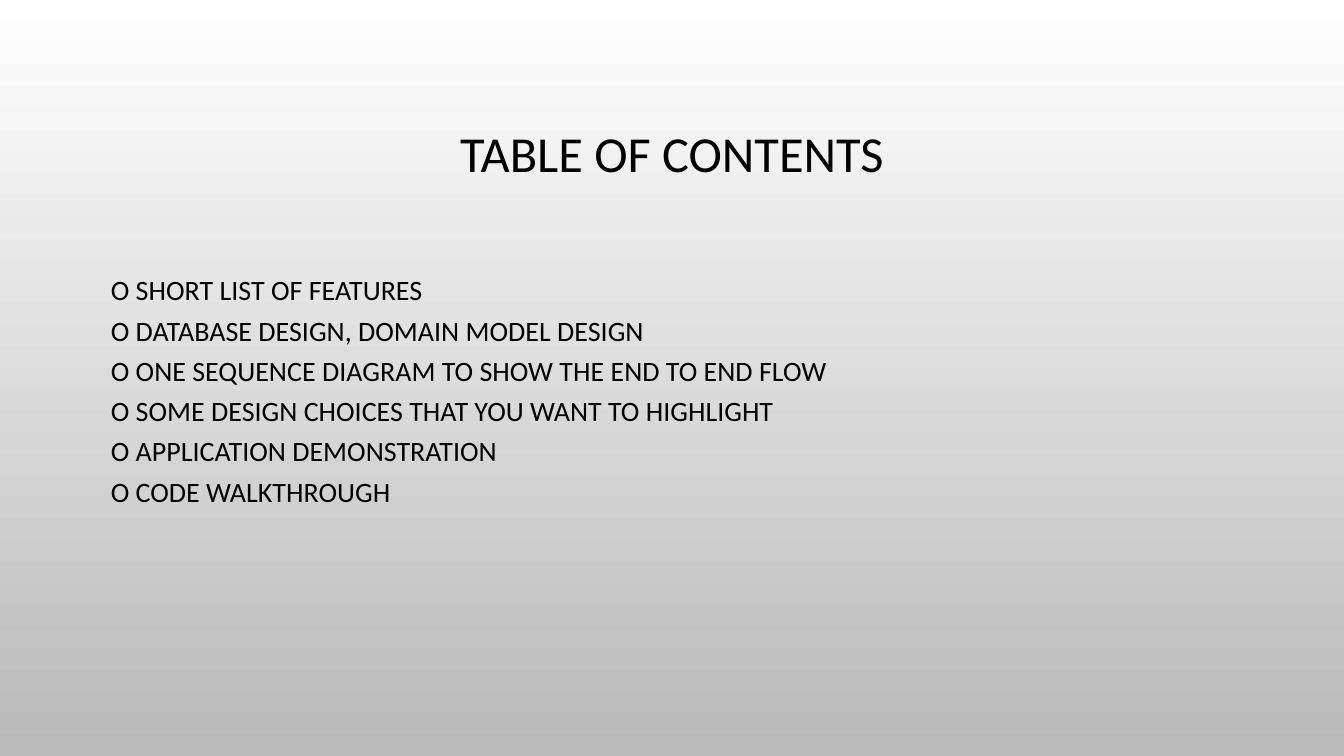
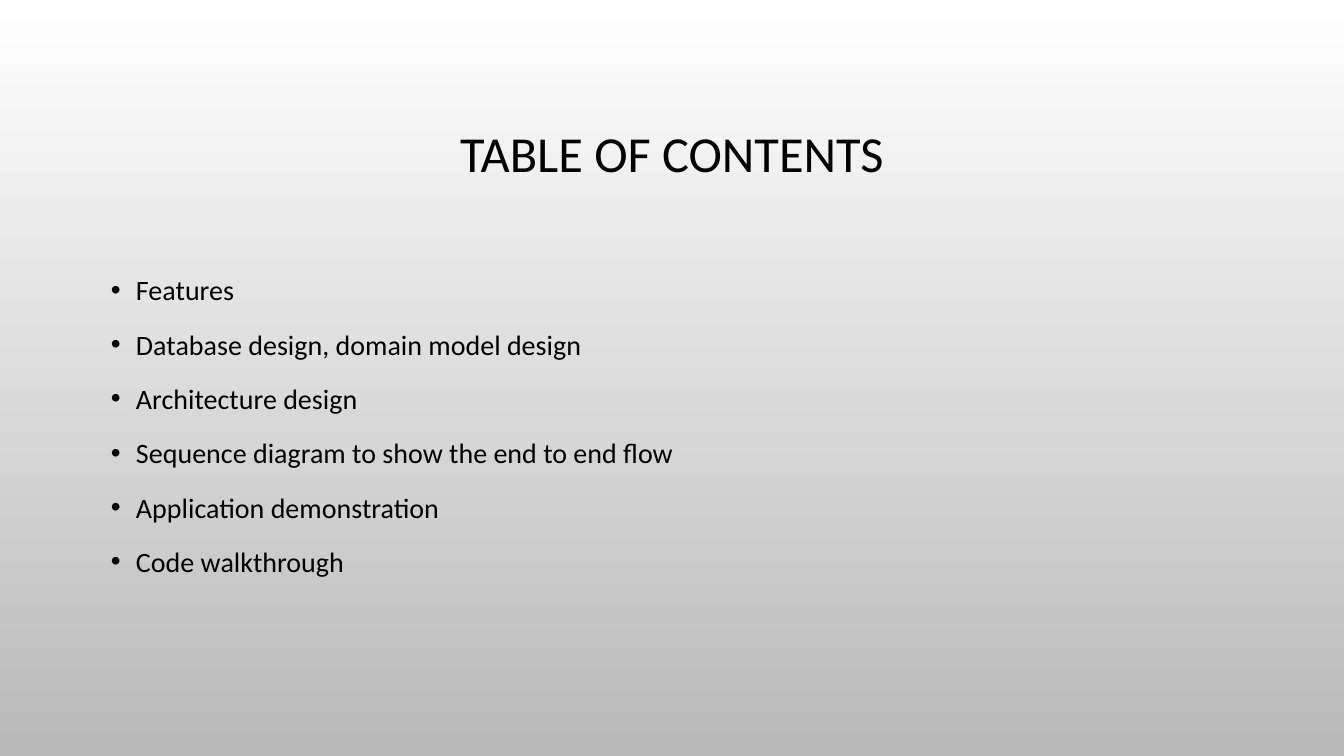
Before and after one commit to chenghao1983/9EA0F9C3-119A-4D20-9D56-E444CBEC5925_Active_Learning_Group4, a slide deck: slide 2 of Doc/Active_Learning_Group4_Presentation.pptx. Drawn at 1344x756 pixels with LibreOffice and Linux fonts; fonts in the diff are those of the drawing; background and template pictures are left out. Boxes give left, top, right and bottom in pixels: in the first picture for what was removed or moved away, otherwise in the second. Text is boxed around its words. In the diff, an @@ line names an element or a change of style, - is before the commit and + after.

Commit message:
PPT Update

```diff
--- a/Doc/Active_Learning_Group4_Presentation.pptx
+++ b/Doc/Active_Learning_Group4_Presentation.pptx
@@ text at [136, 282, 673, 577]: text changed @@
-O SHORT LIST OF FEATURES
-O DATABASE DESIGN, DOMAIN MODEL DESIGN
-O ONE SEQUENCE DIAGRAM TO SHOW THE END TO END FLOW
-O SOME DESIGN CHOICES THAT YOU WANT TO HIGHLIGHT
-O APPLICATION DEMONSTRATION
-O CODE WALKTHROUGH
+• Features
+• Database design, domain model design
+• Architecture design
+• Sequence diagram to show the end to end flow
+• Application demonstration
+• Code walkthrough
```
Also in this commit, not shown: 2 other slides changed.
